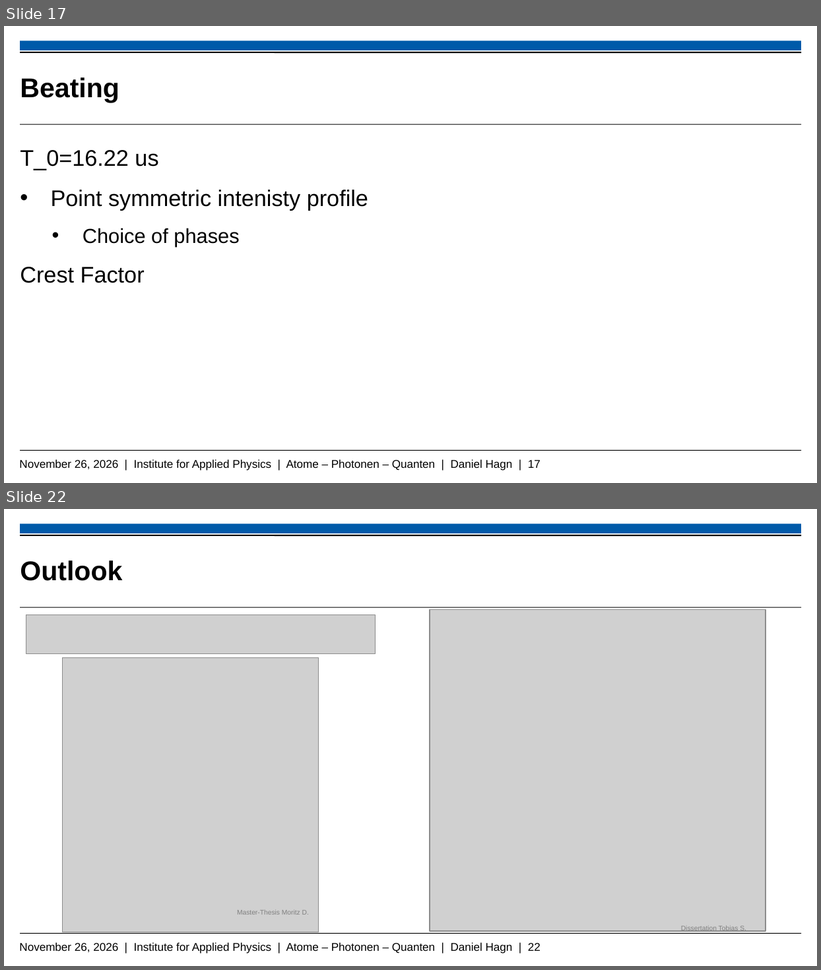
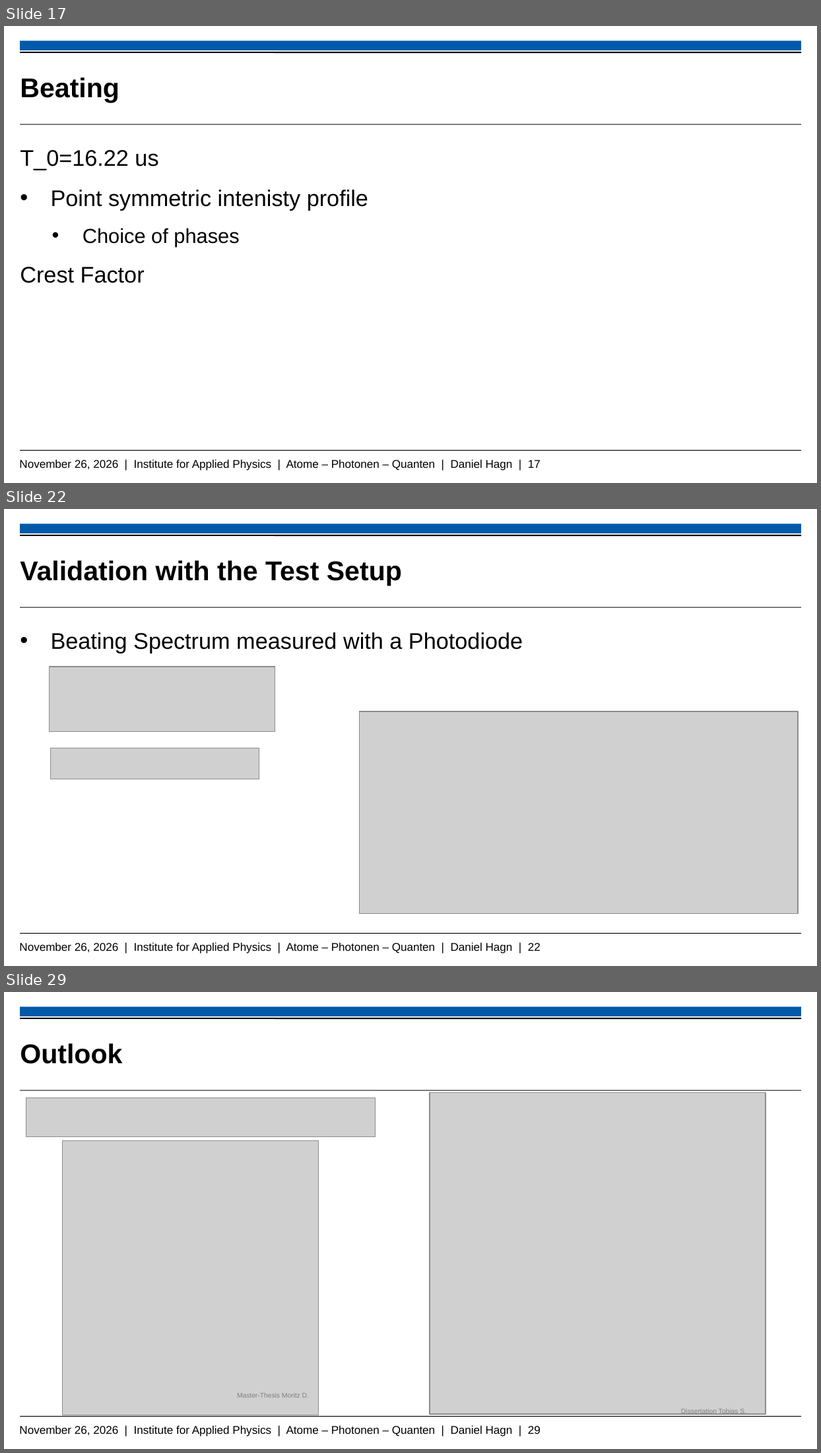
Before and after one commit to Daniel-Hagn-physik/Masterthesis_Backup, a slide deck: Hagn_Daniel_Mastervortrag.pptx. Shown one above the other, each under a label of ours: slides 17 and 22 before the commit, slides 17, 22 and 29 after it; the slides between them are not shown. The pictures are 821x970 and 821x1453 pixels, drawn with LibreOffice and Linux fonts; fonts in the diff are those of the drawing; grey boxes stand for pictures; background and template pictures are left out. Boxes give left, top, right and bottom in pixels: in the first picture for what was removed or moved away, otherwise in the second. Text is boxed around its words. In the diff, an @@ line names an element or a change of style, - is before the commit and + after.

```diff
--- a/Hagn_Daniel_Mastervortrag.pptx
+++ b/Hagn_Daniel_Mastervortrag.pptx
@@ slide 22 added at <box>4,509,817,966</box>, background #FFFFFF; not listed: 5 template elements that a slide beside it also shows @@
@@ title added at <box>20,560,402,586</box>, 24 pt, text #000000, bold @@
+Validation with the Test Setup
@@ text added at <box>51,632,523,653</box>, 20 pt, text #000000 @@
+• Beating Spectrum measured with a Photodiode
@@ picture added at <box>50,667,275,732</box> @@
@@ picture added at <box>359,712,797,914</box> @@
@@ picture added at <box>50,749,259,780</box> @@
@@ what was slide 22 is now slide 29 @@
@@ text at <box>19,1426,541,1437</box>: text changed @@
-November 26, 2026 | Institute for Applied Physics | Atome – Photonen – Quanten | Daniel Hagn | 22
+November 26, 2026 | Institute for Applied Physics | Atome – Photonen – Quanten | Daniel Hagn | 29
```
Also in this commit, not shown: 8 slides changed, 5 other slides added.
